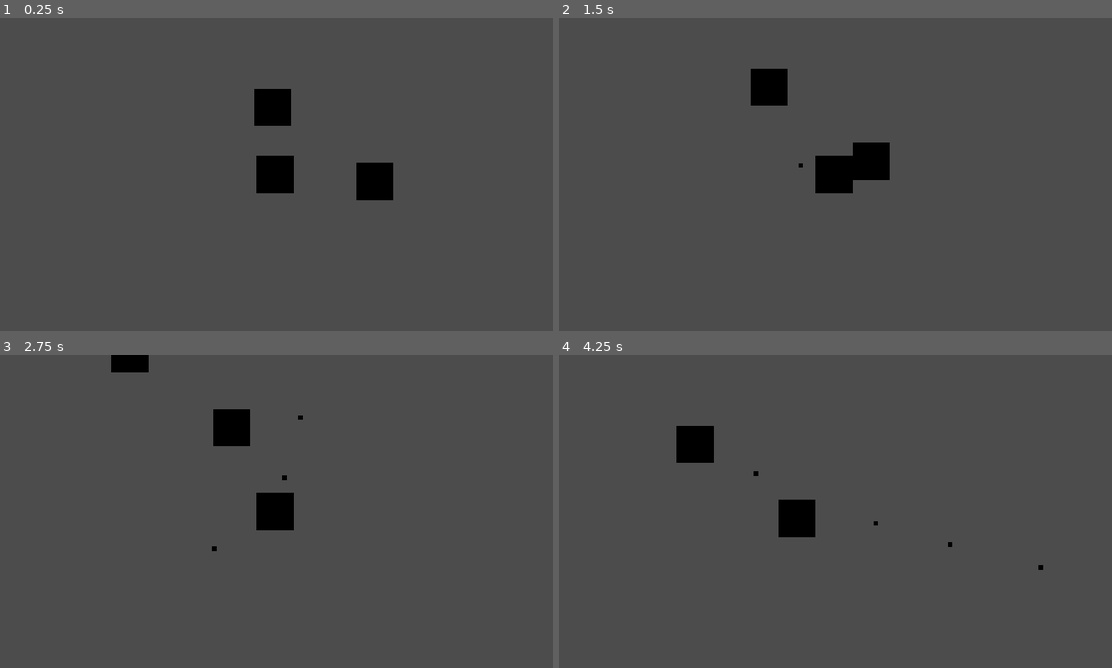
Above: before the commit, frames 1-4 (two rows, left to right).
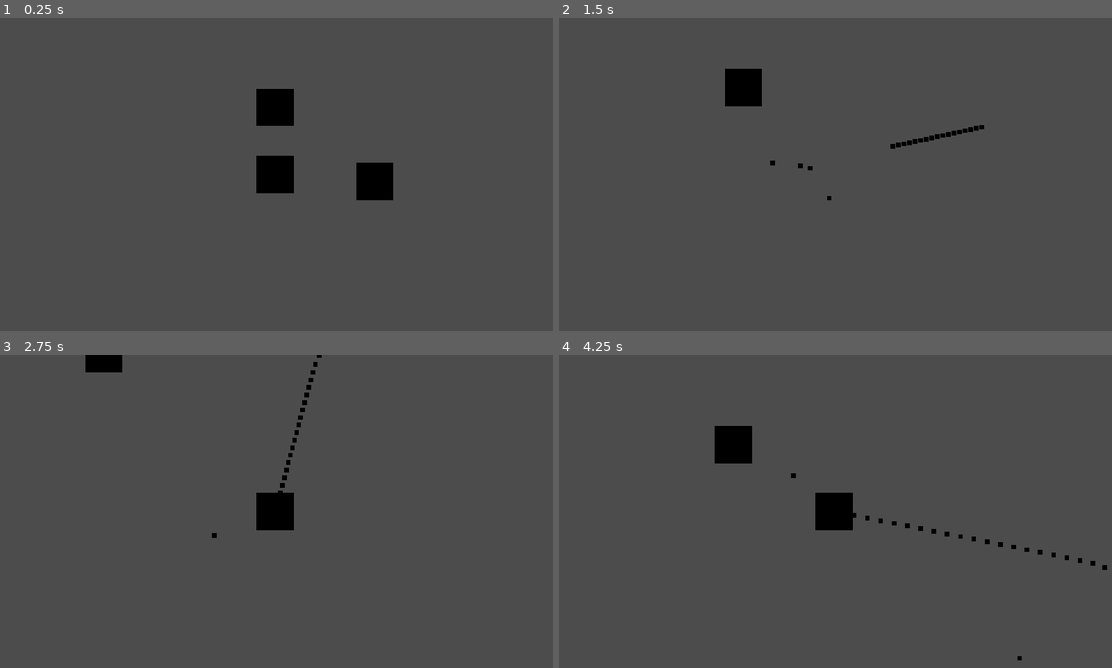
Above: after the commit, the same moments.

Repository: ArvidLucas/gameproject_done
Game: Godot game, scene res://Menu/Menu.tscn
The game is run twice, just before and just after one commit, with the same random seed, the same clock (stepped at 60 frames per second) and the same inputs.
Inputs (mouse positions are in pixels of both pictures, inside the frame that each line leads up to):
- Up to frame 1 (0.25 s): no input
- Up to frame 2 (1.5 s): tap Enter at 0.5 s; move the mouse to (957, 158) at 0.52 s; press the mouse at (957, 158) at 0.53 s; hold D (player_right) 0.53-1.28 s; move the mouse to (724, 190) at 1.27 s; release the mouse at (724, 190) at 1.28 s; hold S (player_down) from 1.28 s (still down); click (724, 190) at 1.35 s
- Up to frame 3 (2.75 s): move the mouse to (331, 442) at 2.02 s; release S (player_down) at 2.03 s; press the mouse at (331, 442) at 2.03 s; hold D (player_right) from 2.03 s (still down)
- Up to frame 4 (4.25 s): move the mouse to (807, 574) at 2.77 s; release D (player_right) at 2.78 s; release the mouse at (807, 574) at 2.78 s; hold W (player_up) 2.78-3.53 s; click (807, 574) at 2.85 s; move the mouse to (1001, 558) at 3.52 s; press the mouse at (1001, 558) at 3.53 s; hold A (player_left) from 3.53 s (still down)

The runs differ from the first frame. In frame 1, 0.1% of the frame differs, in the area x 45-54%, y 22-35%; in frame 2, 3.0%; in frame 3, 1.5%; in frame 4, 3.5%, in the area x 21-100%, y 22-98%.

Commit message:
Improved Bullet Collisions
Implemented a more elegant solution to handle bullet detection

Diff:
--- a/game/Game/Game.tscn
+++ b/game/Game/Game.tscn
@@ -11,10 +11,9 @@
 [node name="Player" parent="." instance=ExtResource( 2 )]
 position = Vector2( 896, 512 )
 speed = 25000
-fire_rate = 4
 
 [node name="EnemyStill" parent="." instance=ExtResource( 3 )]
 position = Vector2( 1240, 536 )
 
 [node name="EnemyTurret" parent="." instance=ExtResource( 4 )]
-position = Vector2( 888, 280 )
+position = Vector2( 896, 280 )
--- a/game/Objects/EnemyBullet.tscn
+++ b/game/Objects/EnemyBullet.tscn
@@ -1,20 +1,15 @@
-[gd_scene load_steps=6 format=2]
+[gd_scene load_steps=4 format=2]
 
 [ext_resource path="res://Scripts/EnemyBullet.gd" type="Script" id=1]
 [ext_resource path="res://Images/blank.png" type="Texture" id=2]
-[ext_resource path="res://Scripts/BulletHit.gd" type="Script" id=3]
 
 [sub_resource type="CircleShape2D" id=1]
-radius = 8.0
-
-[sub_resource type="CircleShape2D" id=2]
 radius = 8.0
 
 [node name="EnemyBullet" type="KinematicBody2D" groups=[
 "Enemy_Bullet",
 ]]
 collision_layer = 0
-collision_mask = 0
 script = ExtResource( 1 )
 
 [node name="Sprite" type="Sprite" parent="."]
@@ -24,9 +19,3 @@
 
 [node name="CollisionShape2D" type="CollisionShape2D" parent="."]
 shape = SubResource( 1 )
-
-[node name="Area2D" type="Area2D" parent="."]
-script = ExtResource( 3 )
-
-[node name="CollisionShape2D" type="CollisionShape2D" parent="Area2D"]
-shape = SubResource( 2 )
--- a/game/Objects/EnemyStill.tscn
+++ b/game/Objects/EnemyStill.tscn
@@ -9,7 +9,7 @@
 [node name="EnemyStill" type="StaticBody2D" groups=[
 "Enemy",
 ]]
-collision_layer = 3
+collision_layer = 2
 collision_mask = 3
 script = ExtResource( 1 )
 HP = 5
--- a/game/Objects/EnemyTurret.tscn
+++ b/game/Objects/EnemyTurret.tscn
@@ -9,8 +9,7 @@
 [node name="EnemyTurret" type="StaticBody2D" groups=[
 "Enemy",
 ]]
-collision_layer = 3
-collision_mask = 3
+collision_layer = 2
 script = ExtResource( 1 )
 HP = 5
 damage = 1
--- a/game/Objects/Player.tscn
+++ b/game/Objects/Player.tscn
@@ -10,8 +10,7 @@
 "Player",
 ]]
 pause_mode = 2
-collision_layer = 5
-collision_mask = 5
+collision_mask = 2
 script = ExtResource( 1 )
 HP = 10
 speed = 20000
--- a/game/Objects/PlayerBullet.tscn
+++ b/game/Objects/PlayerBullet.tscn
@@ -1,15 +1,14 @@
-[gd_scene load_steps=5 format=2]
+[gd_scene load_steps=4 format=2]
 
 [ext_resource path="res://Scripts/PlayerBullet.gd" type="Script" id=1]
 [ext_resource path="res://Images/blank.png" type="Texture" id=2]
-[ext_resource path="res://Scripts/BulletHit.gd" type="Script" id=3]
 
 [sub_resource type="CircleShape2D" id=1]
 radius = 8.0
 
 [node name="PlayerBullet" type="KinematicBody2D"]
 collision_layer = 0
-collision_mask = 0
+collision_mask = 2
 script = ExtResource( 1 )
 
 [node name="Sprite" type="Sprite" parent="."]
@@ -19,9 +18,3 @@
 
 [node name="CollisionShape2D" type="CollisionShape2D" parent="."]
 shape = SubResource( 1 )
-
-[node name="Area2D" type="Area2D" parent="."]
-script = ExtResource( 3 )
-
-[node name="CollisionShape2D" type="CollisionShape2D" parent="Area2D"]
-shape = SubResource( 1 )
--- a/game/Scripts/BulletHit.gd
+++ /dev/null
@@ -1,4 +0,0 @@
-extends Area2D
-
-func _ready():
-	connect("body_entered", get_parent(), "hit")
--- a/game/Scripts/EnemyBullet.gd
+++ b/game/Scripts/EnemyBullet.gd
@@ -2,11 +2,11 @@
 
 var velocity = Vector2()
 var damage
+var col
 
 func _physics_process(delta):
-	move_and_collide(velocity * delta)
-
-func hit(body):
-	if body.is_in_group("Player"):
-		body.harm(damage)
+	col = move_and_collide(velocity * delta)
+	if col != null:
+		if col.collider.is_in_group("Player"):
+			col.collider.harm(damage)
 		queue_free()
--- a/game/Scripts/PlayerBullet.gd
+++ b/game/Scripts/PlayerBullet.gd
@@ -2,11 +2,11 @@
 
 var velocity = Vector2()
 var damage
+var col
 
 func _physics_process(delta):
-	move_and_collide(velocity * delta)
-
-func hit(body):
-	if body.is_in_group("Enemy"):
-		body.harm(damage)
+	col = move_and_collide(velocity * delta)
+	if col != null:
+		if col.collider.is_in_group("Enemy"):
+			col.collider.harm(damage)
 		queue_free()
